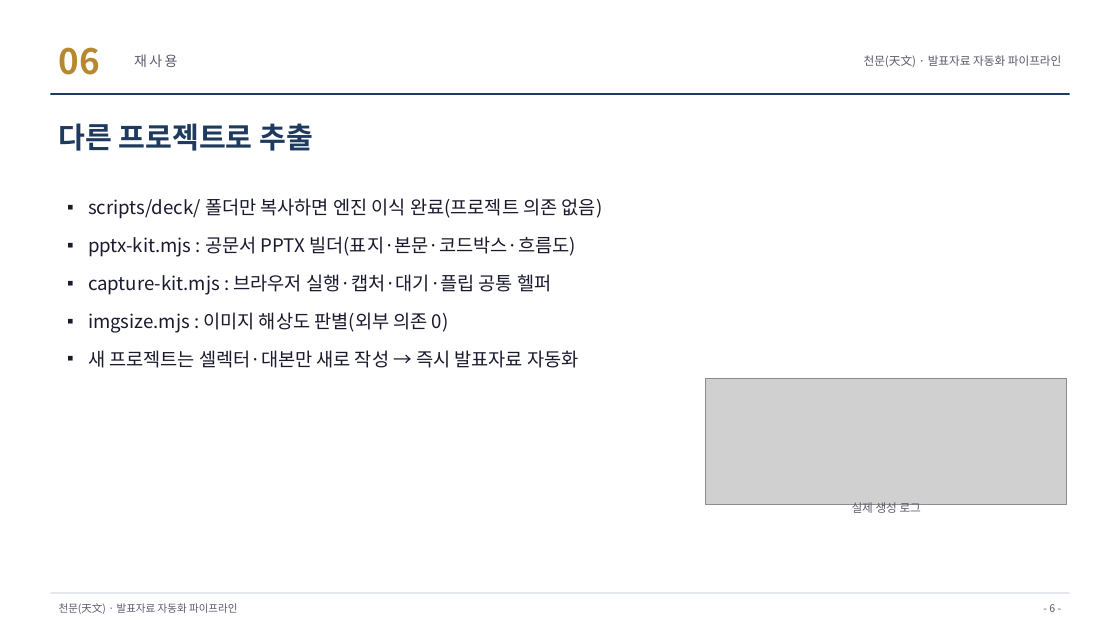
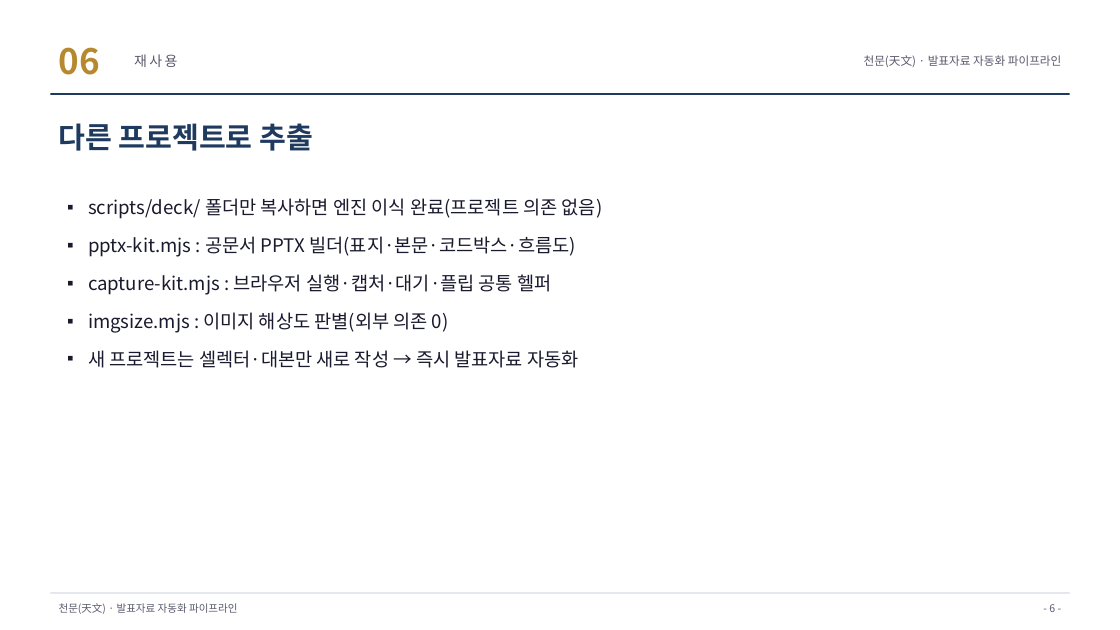
Before and after one commit to son884999-oss/Luck_delta, a slide deck: slide 7 of 천문_자동화_파이프라인.pptx. Drawn at 1120x630 pixels with LibreOffice and Linux fonts; fonts in the diff are those of the drawing; grey boxes stand for pictures. Boxes give left, top, right and bottom in pixels: in the first picture for what was removed or moved away, otherwise in the second. Text is boxed around its words. In the diff, an @@ line names an element or a change of style, - is before the commit and + after.

```diff
--- a/천문_자동화_파이프라인.pptx
+++ b/천문_자동화_파이프라인.pptx
@@ picture removed at (706,378,1067,504) @@
@@ text removed at (852,502,921,516) @@
-실제 생성 로그
```
Also in this commit, not shown: 1 other slide changed, 21 other files.
